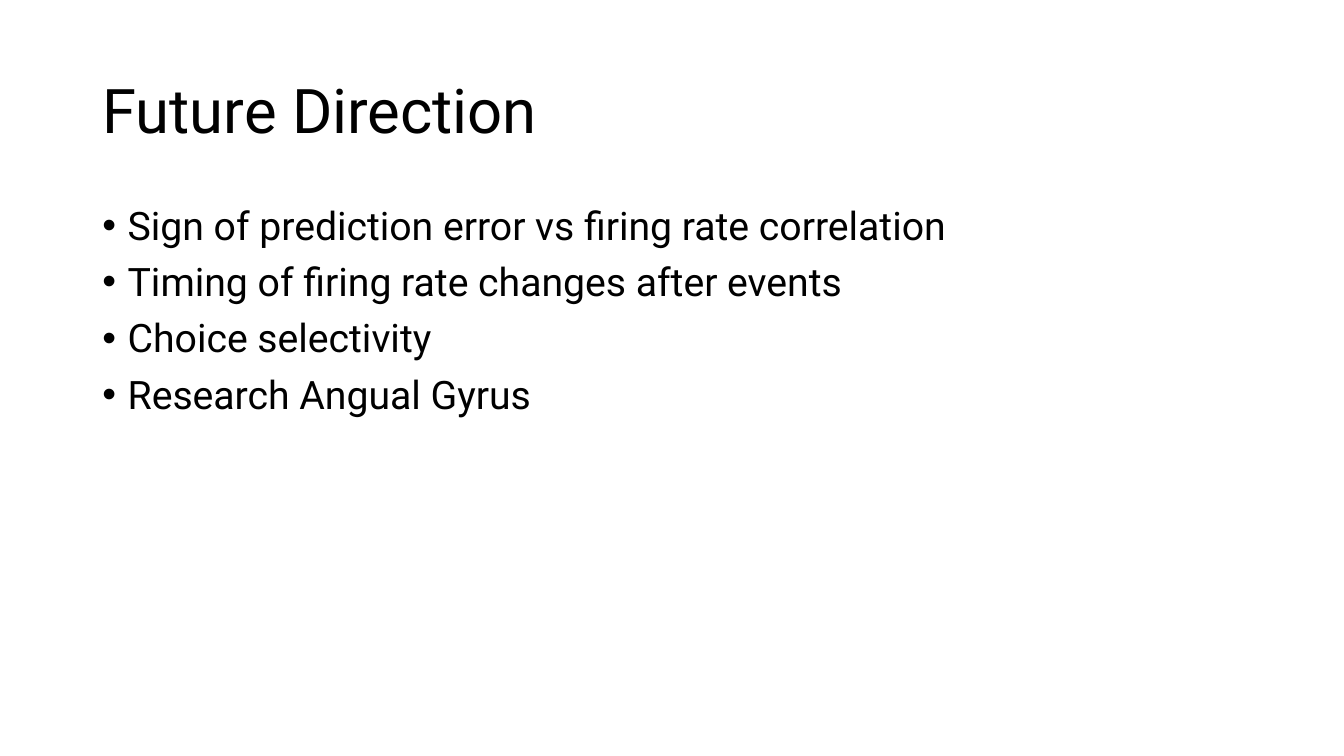
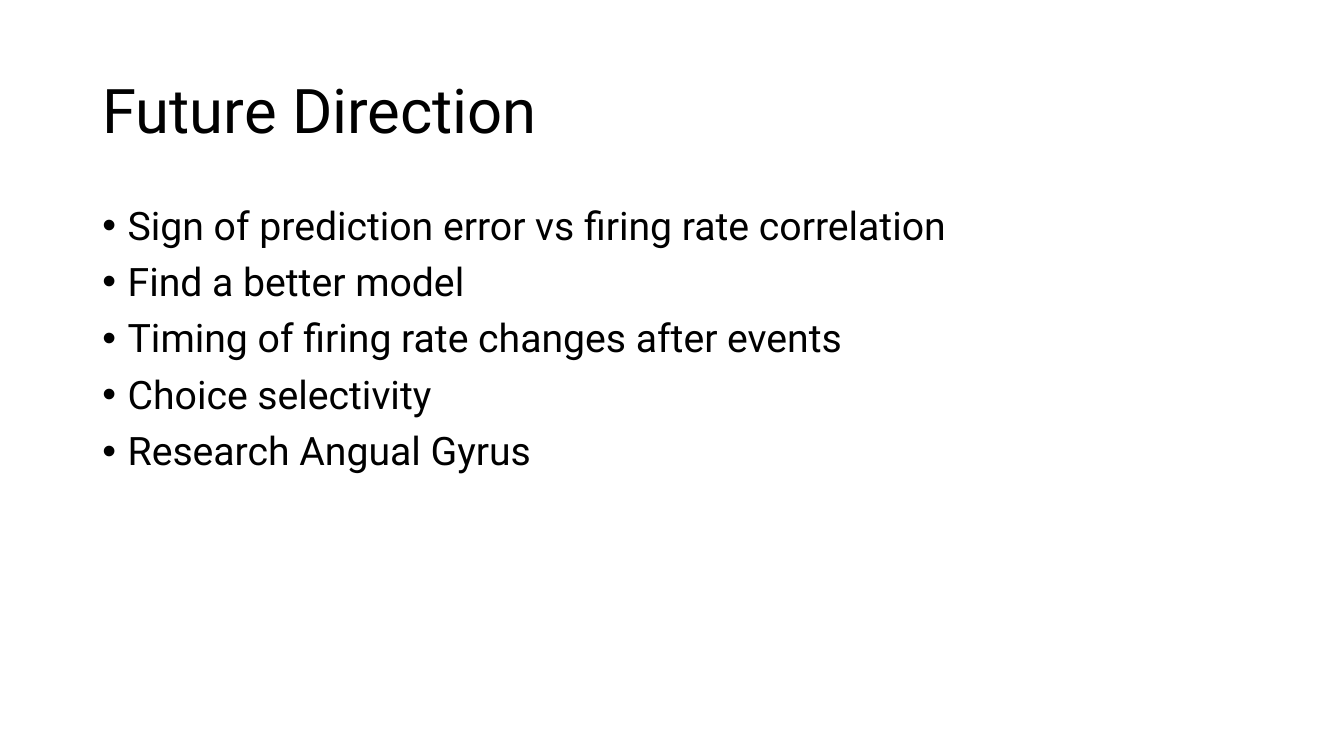
Before and after one commit to trNk27/Human_Data_Exploration, a slide deck: slide 39 of presentation/Prototype.pptx (slide 38 before the commit). Drawn at 1344x756 pixels with LibreOffice and Linux fonts; fonts in the diff are those of the drawing; background and template pictures are left out. Boxes give left, top, right and bottom in pixels: in the first picture for what was removed or moved away, otherwise in the second. Text is boxed around its words. In the diff, an @@ line names an element or a change of style, - is before the commit and + after.

```diff
--- a/presentation/Prototype.pptx
+++ b/presentation/Prototype.pptx
@@ text at [128, 266, 464, 297]: paragraph added @@
+• Find a better model
```
Also in this commit, not shown: 5 other slides changed, 6 slides added, 4 slides removed, 1 other file.
